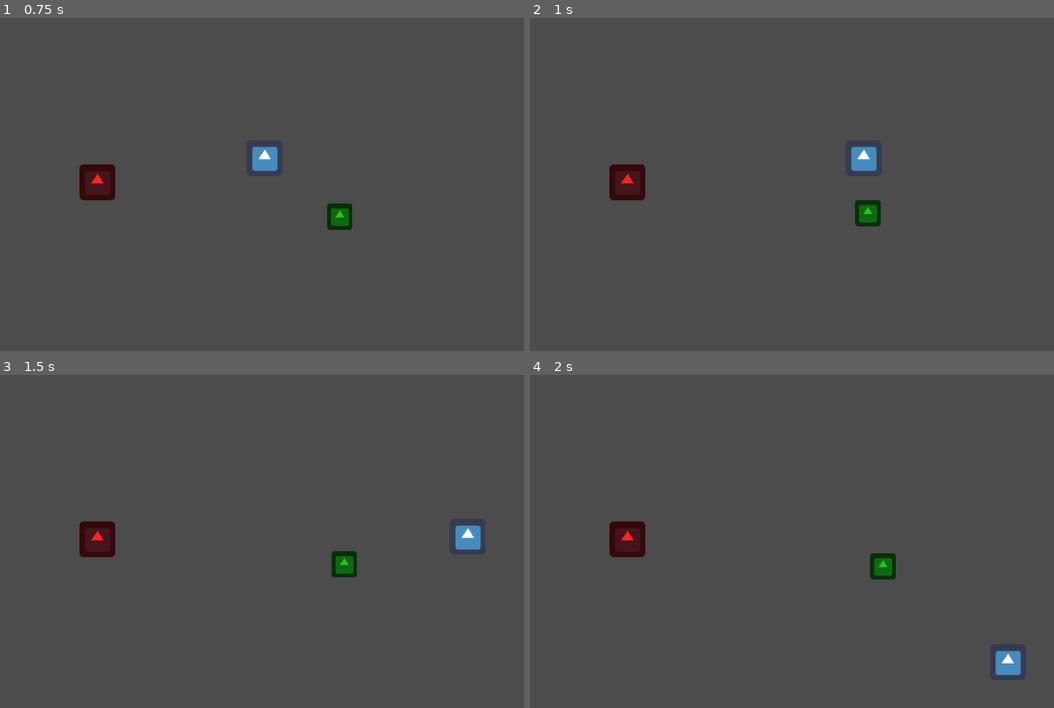
Above: before the commit, frames 1-4 (two rows, left to right).
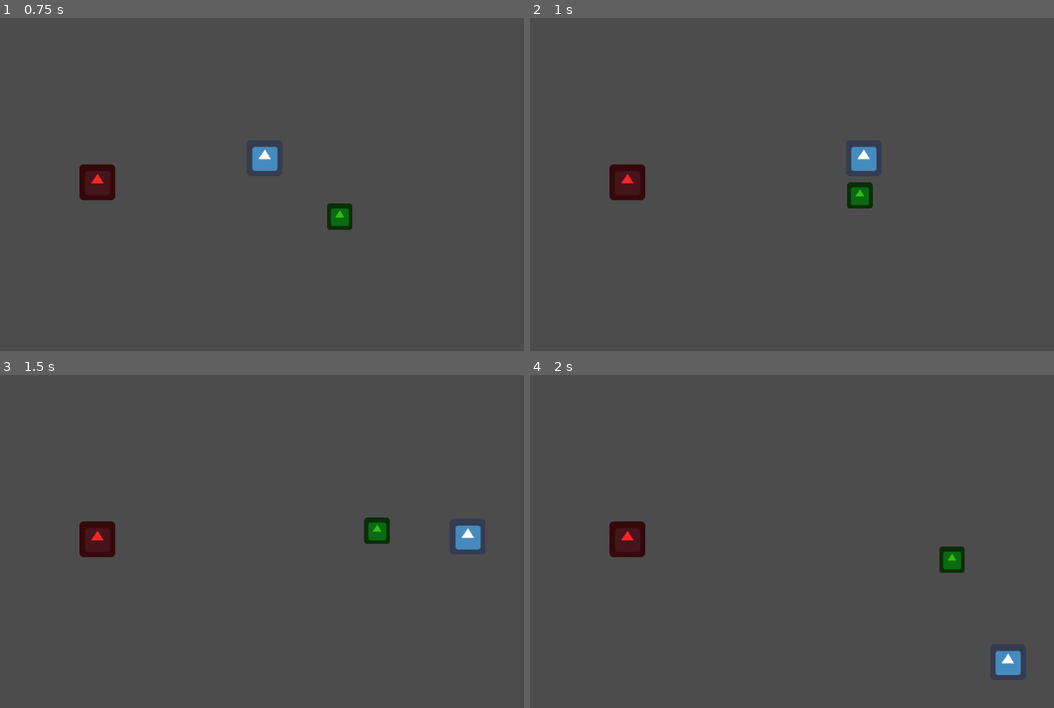
Above: after the commit, the same moments.

Repository: ElkkuTheBaws/ldjam46
Game: Godot game, scene res://TestMap.tscn
Two runs of this game, one before a commit and one after it. Both use one fixed random seed, a clock stepped at 60 frames per second and the inputs below. Before the commit the project has no main scene; this scene is started directly in both runs. The engine's default icon, where the game draws it, is replaced by a stand-in: a white triangle on a blue panel in a dark square.
Inputs:
- Up to frame 1 (0.75 s): tap Enter at 0.5 s; hold Right (ui_right) from 0.53 s (still down)
- Up to frame 2 (1 s): keep holding Right (ui_right)
- Up to frame 3 (1.5 s): release Right (ui_right) at 1.28 s; hold Down (ui_down) from 1.28 s (still down)
- Up to frame 4 (2 s): keep holding Down (ui_down)

Frame 1 is identical in both runs. In frame 2, 0.7% of the frame differs, in the area x 60-67%, y 49-63%; in frame 3, 0.8%, in the area x 63-75%, y 42-61%; in frame 4, 0.8%.

Commit message:
Collision detection with pickable started

Diff:
--- a/Enemy.gd
+++ b/Enemy.gd
@@ -2,10 +2,15 @@
 class_name Enemy
 
 var MAX_SPEED = 200
-var motion = Vector2.ZERO
+var collision
 var HP = 2
 
+
+
 func _physics_process(delta: float) -> void:
+	if collision:
+		if(collision.collider is pickable):
+			print(self.get_class(), " collided with ", collision.collider)
 	return
 
 func lose_hp() -> void:
--- a/Enemy1.gd
+++ b/Enemy1.gd
@@ -1,6 +1,6 @@
 extends Enemy
 
-var speed = 2000.0
+var speed = 200.0
 var min_distance = 300.0
 
 
@@ -15,7 +15,7 @@
 	var direction: = (tplayer.global_position - global_position).normalized()
 	var distance_to_player: = global_position.distance_to(tplayer.global_position)
 	if distance_to_player <= min_distance:
-		move_and_slide(speed * direction * delta)
+		collision = move_and_collide(speed * direction * delta)
 
 	return
 
--- a/project.godot
+++ b/project.godot
@@ -33,38 +33,11 @@
 [application]
 
 config/name="ldjam"
+run/main_scene="res://TestMap.tscn"
 config/icon="res://icon.png"
 
 [input]
 
-ui_left={
-"deadzone": 0.5,
-"events": [ Object(InputEventKey,"resource_local_to_scene":false,"resource_name":"","device":0,"alt":false,"shift":false,"control":false,"meta":false,"command":false,"pressed":false,"scancode":16777231,"unicode":0,"echo":false,"script":null)
-, Object(InputEventJoypadButton,"resource_local_to_scene":false,"resource_name":"","device":0,"button_index":14,"pressure":0.0,"pressed":false,"script":null)
-, Object(InputEventKey,"resource_local_to_scene":false,"resource_name":"","device":0,"alt":false,"shift":false,"control":false,"meta":false,"command":false,"pressed":false,"scancode":65,"unicode":0,"echo":false,"script":null)
- ]
-}
-ui_right={
-"deadzone": 0.5,
-"events": [ Object(InputEventKey,"resource_local_to_scene":false,"resource_name":"","device":0,"alt":false,"shift":false,"control":false,"meta":false,"command":false,"pressed":false,"scancode":16777233,"unicode":0,"echo":false,"script":null)
-, Object(InputEventJoypadButton,"resource_local_to_scene":false,"resource_name":"","device":0,"button_index":15,"pressure":0.0,"pressed":false,"script":null)
-, Object(InputEventKey,"resource_local_to_scene":false,"resource_name":"","device":0,"alt":false,"shift":false,"control":false,"meta":false,"command":false,"pressed":false,"scancode":68,"unicode":0,"echo":false,"script":null)
- ]
-}
-ui_up={
-"deadzone": 0.5,
-"events": [ Object(InputEventKey,"resource_local_to_scene":false,"resource_name":"","device":0,"alt":false,"shift":false,"control":false,"meta":false,"command":false,"pressed":false,"scancode":16777232,"unicode":0,"echo":false,"script":null)
-, Object(InputEventJoypadButton,"resource_local_to_scene":false,"resource_name":"","device":0,"button_index":12,"pressure":0.0,"pressed":false,"script":null)
-, Object(InputEventKey,"resource_local_to_scene":false,"resource_name":"","device":0,"alt":false,"shift":false,"control":false,"meta":false,"command":false,"pressed":false,"scancode":87,"unicode":0,"echo":false,"script":null)
- ]
-}
-ui_down={
-"deadzone": 0.5,
-"events": [ Object(InputEventKey,"resource_local_to_scene":false,"resource_name":"","device":0,"alt":false,"shift":false,"control":false,"meta":false,"command":false,"pressed":false,"scancode":16777234,"unicode":0,"echo":false,"script":null)
-, Object(InputEventJoypadButton,"resource_local_to_scene":false,"resource_name":"","device":0,"button_index":13,"pressure":0.0,"pressed":false,"script":null)
-, Object(InputEventKey,"resource_local_to_scene":false,"resource_name":"","device":0,"alt":false,"shift":false,"control":false,"meta":false,"command":false,"pressed":false,"scancode":83,"unicode":0,"echo":false,"script":null)
- ]
-}
 ui_pick={
 "deadzone": 0.5,
 "events": [ Object(InputEventKey,"resource_local_to_scene":false,"resource_name":"","device":0,"alt":false,"shift":false,"control":false,"meta":false,"command":false,"pressed":false,"scancode":69,"unicode":0,"echo":false,"script":null)
